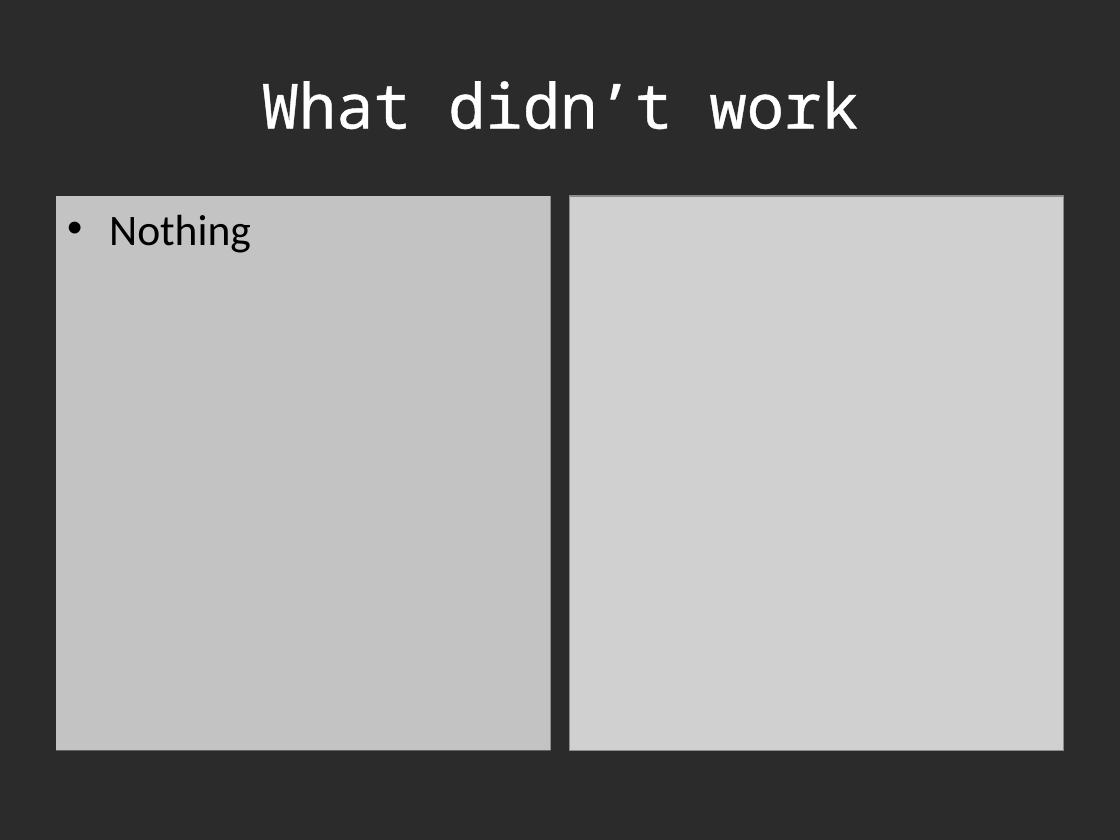
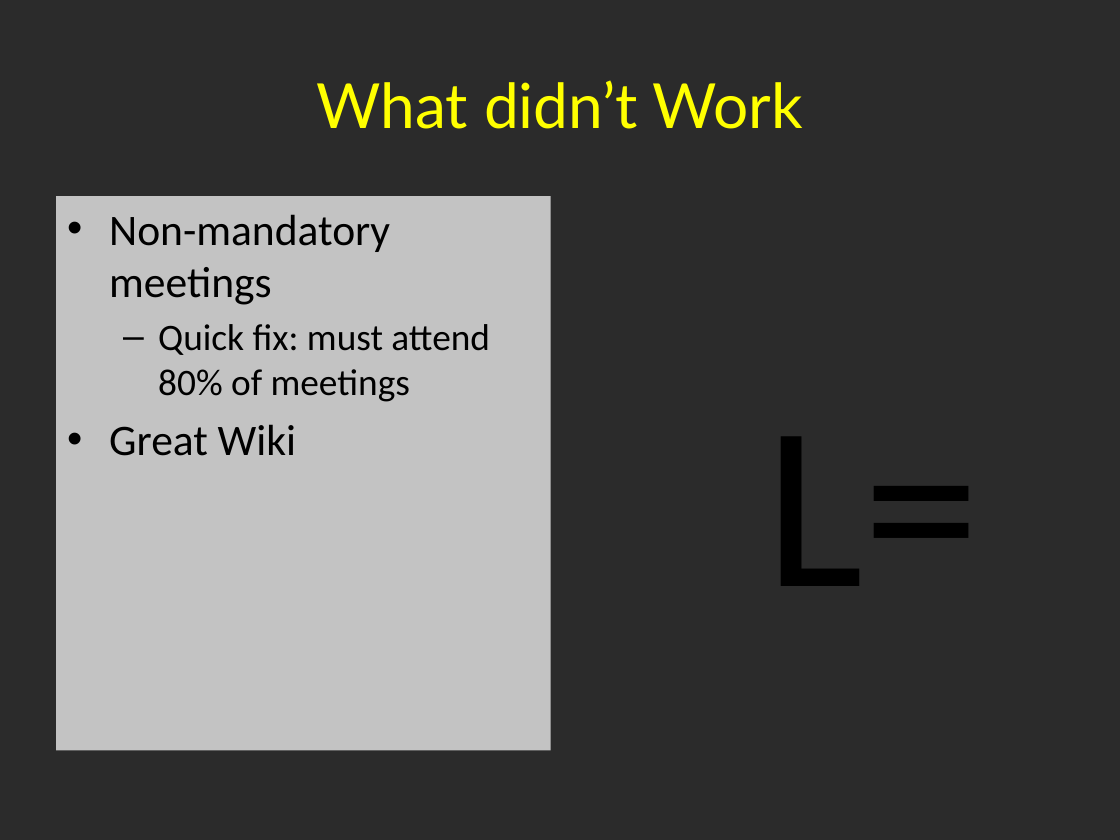
Before and after one commit to shalynnho/pokemonfactory, a slide deck: slide 4 of FactoryPresentation.pptx. Drawn at 1120x840 pixels with LibreOffice and Linux fonts; fonts in the diff are those of the drawing; grey boxes stand for pictures; background and template pictures are left out; a plain dark background stands for a picture behind light text. Boxes give left, top, right and bottom in pixels: in the first picture for what was removed or moved away, otherwise in the second. Text is boxed around its words. In the diff, an @@ line names an element or a change of style, - is before the commit and + after.

```diff
--- a/FactoryPresentation.pptx
+++ b/FactoryPresentation.pptx
@@ title at box(317, 80, 803, 129): text changed; font Noto Sans Mono to Lato; text colour #FFFFFF to #FFFF00 @@
-What didn’t work
+What didn’t Work
@@ picture removed at box(569, 196, 1064, 750) @@
@@ text at box(109, 214, 490, 456): text changed; size 28 to 24 pt @@
-• Nothing
+• Non-mandatory meetings
+  – Quick fix: must attend 80% of meetings
+• Great Wiki
@@ text added at box(765, 437, 979, 586), 150 pt, text #000000 @@
+L=
```
Also in this commit, not shown: 4 other slides changed, 3 slides added, 3 slides removed.
